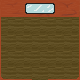
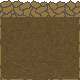
Revision of a layered 80×80 image; what changed, layer by layer:
showed "Layer 2" over [0, 0, 80, 80]
hid "Wooden Floor" over [0, 0, 80, 80]
